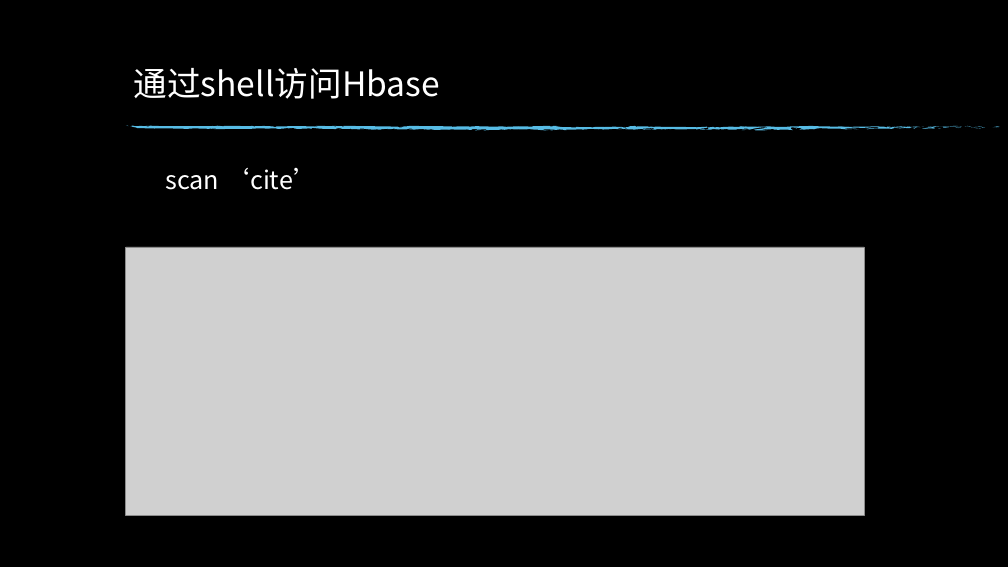
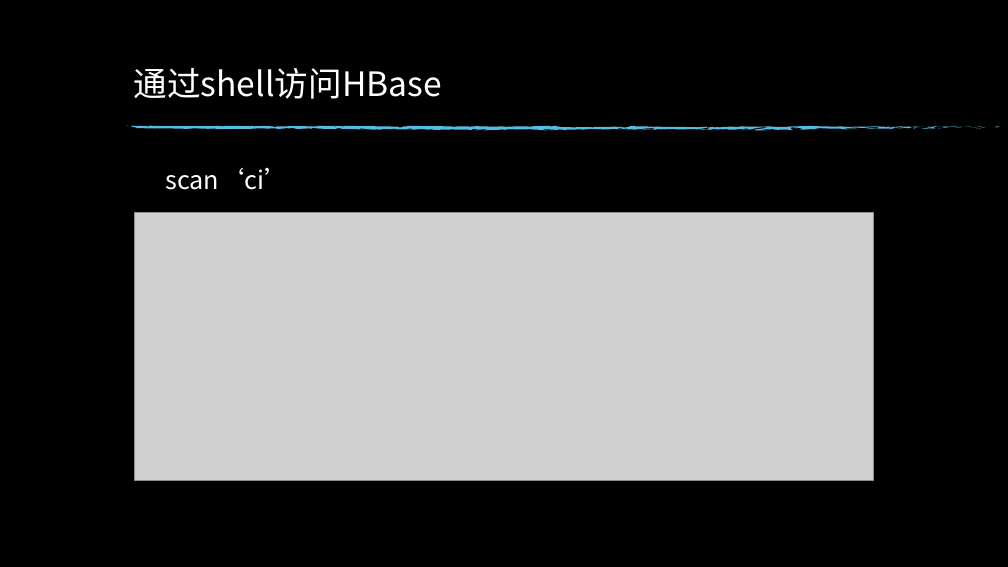
Before and after one commit to luminocean/cloud-computing, a slide deck: slide 16 of homework/实践1.pptx (slide 14 before the commit). Drawn at 1008x567 pixels with LibreOffice and Linux fonts; fonts in the diff are those of the drawing; grey boxes stand for pictures; background and template pictures are left out. Boxes give left, top, right and bottom in pixels: in the first picture for what was removed or moved away, otherwise in the second. Text is boxed around its words. In the diff, an @@ line names an element or a change of style, - is before the commit and + after.

```diff
--- a/homework/实践1.pptx
+++ b/homework/实践1.pptx
@@ title at <box>133,68,441,99</box>: text changed @@
-通过shell访问Hbase
+通过shell访问HBase
@@ text at <box>165,167,289,190</box>: text changed @@
-scan ‘cite’
+scan‘ci’
@@ picture: place and size @@
-picture at <box>126,247,864,516</box>
+picture at <box>135,212,873,482</box>
```
Also in this commit, not shown: 7 other slides changed, 3 slides added, 2 slides removed, 4 other files.
